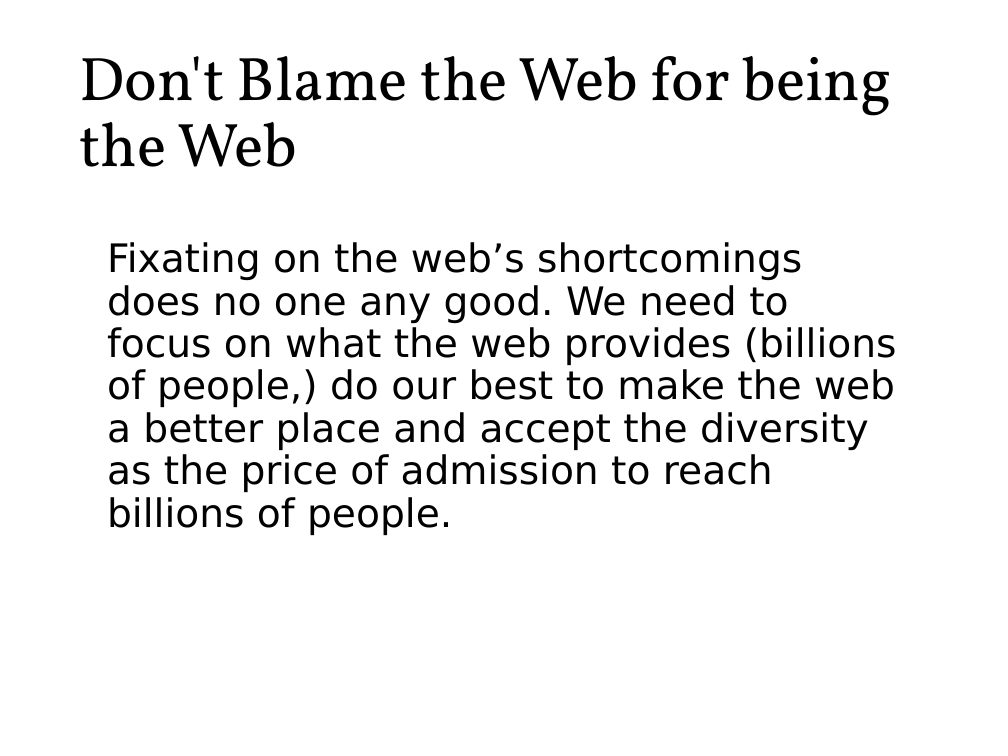
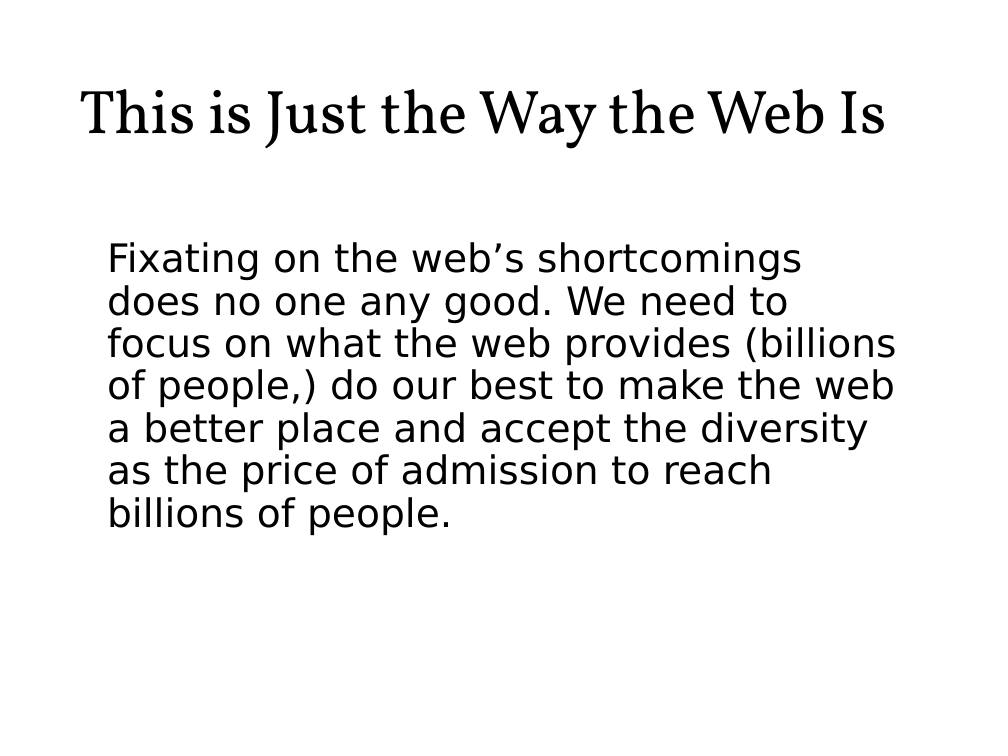
Before and after one commit to roblarsen/rob-larsen-presentations, a slide deck: slide 20 of wild-world-web.pptx. Drawn at 1008x756 pixels with LibreOffice and Linux fonts; fonts in the diff are those of the drawing; background and template pictures are left out. Boxes give left, top, right and bottom in pixels: in the first picture for what was removed or moved away, otherwise in the second. Text is boxed around its words. In the diff, an @@ line names an element or a change of style, - is before the commit and + after.

```diff
--- a/wild-world-web.pptx
+++ b/wild-world-web.pptx
@@ title at (79, 89, 887, 149): text changed @@
-Don't Blame the Web for being the Web
+This is Just the Way the Web Is
```
Also in this commit, not shown: 24 other slides changed, 2 slides added, 2 slides removed.
